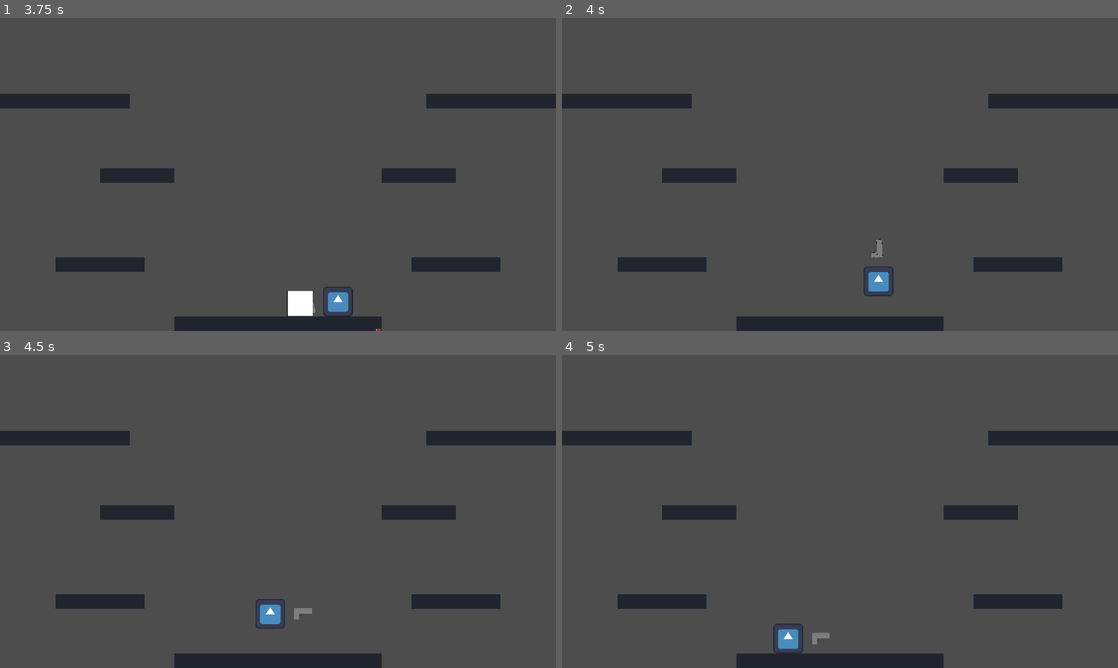
Above: before the commit, frames 1-4 (two rows, left to right).
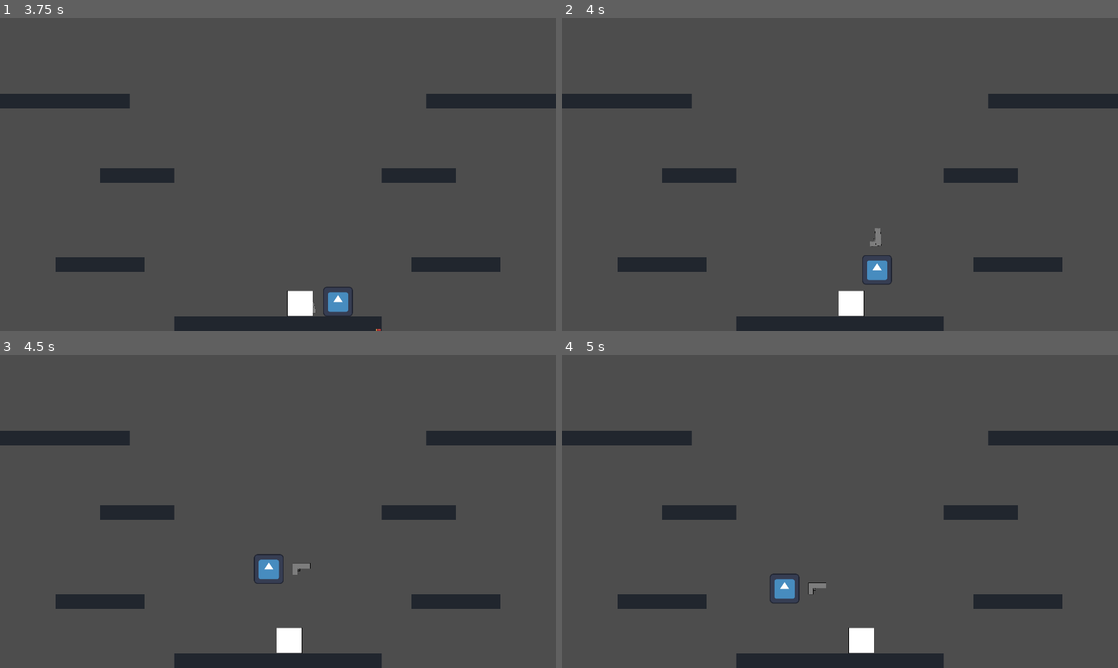
Above: after the commit, the same moments.

Repository: RajwolChapagain/Recoil-Robot
Game: Godot game, scene res://main.tscn
Same seed, same stepped clock (60 frames per second), same inputs: the game is played once before the commit and once after it. The engine's default icon, where the game draws it, is replaced by a stand-in: a white triangle on a blue panel in a dark square.
Inputs:
- Up to frame 1 (3.75 s): hold D (move_right) 0.53-1.28 s; hold Up (fire_bullet) 0.53-1.28 s; tap W (jump) at 0.77, 1.52, 3.02 s; hold A (move_left) 1.28-2.03 s; tap Right (rotate_gun_clockwise) at 1.35 s; hold Left (rotate_gun_counter_clockwise) 2.03-2.78 s; hold D (move_right) 2.03-3.53 s; tap Up (fire_bullet) at 2.85 s; hold A (move_left) from 3.53 s (still down); hold Right (rotate_gun_clockwise) from 3.53 s (still down)
- Up to frame 2 (4 s): keep holding A (move_left); keep holding Right (rotate_gun_clockwise); tap W (jump) at 3.77 s
- Up to frame 3 (4.5 s): keep holding A (move_left); release Right (rotate_gun_clockwise) at 4.28 s; tap Left (rotate_gun_counter_clockwise) at 4.35 s
- Up to frame 4 (5 s): keep holding A (move_left); tap W (jump) at 4.52 s

Frame 1 is identical in both runs. In frame 2, 0.9% of the frame differs, in the area x 49-60%, y 67-96%; in frame 3, 1.1%; in frame 4, 1.1%, in the area x 37-57%, y 69-96%.

Commit message:
introduce delay in direction change for enemy

Diff:
--- a/enemy/bomb.gd
+++ b/enemy/bomb.gd
@@ -9,6 +9,4 @@
 	for body in $ExplosionArea.get_overlapping_bodies():
 		if body.is_in_group("enemy") or body.name == "Robot":
 			body.apply_central_impulse(explosion_force * global_position.direction_to(body.global_position))
-			print(body.name)
-
 	queue_free()
--- a/enemy/enemy.gd
+++ b/enemy/enemy.gd
@@ -12,8 +12,6 @@
 	gravity_scale = 0.4
 
 func on_shot(impulse, direction, damage):
-	#apply_central_impulse(impulse * direction)
-
 	health_points -= damage
 
 	if health_points <= 0:
@@ -34,9 +32,17 @@
 
 func move_to_target():
 	if target.position.x - position.x > 0:
-		move_right = true
+		if move_right == false:
+			if $DirectionChangeDelay.is_stopped():
+				$DirectionChangeDelay.start()
+				await $DirectionChangeDelay.timeout
+				move_right = true
 	else:
-		move_right = false
+		if move_right == true:
+			if $DirectionChangeDelay.is_stopped():
+				$DirectionChangeDelay.start()
+				await $DirectionChangeDelay.timeout
+				move_right = false
 
 func set_target(new_target):
 	if is_deploying:
@@ -82,3 +88,6 @@
 	var y = -200
 
 	return Vector2(x, y)
+
+func set_move_right(is_moving_right):
+	move_right = is_moving_right
--- a/enemy/enemy.tscn
+++ b/enemy/enemy.tscn
@@ -20,4 +20,8 @@
 [node name="CollisionShape2D" type="CollisionShape2D" parent="."]
 shape = SubResource("RectangleShape2D_gmitk")
 
+[node name="DirectionChangeDelay" type="Timer" parent="."]
+wait_time = 0.5
+one_shot = true
+
 [connection signal="body_entered" from="." to="." method="_on_body_entered"]
